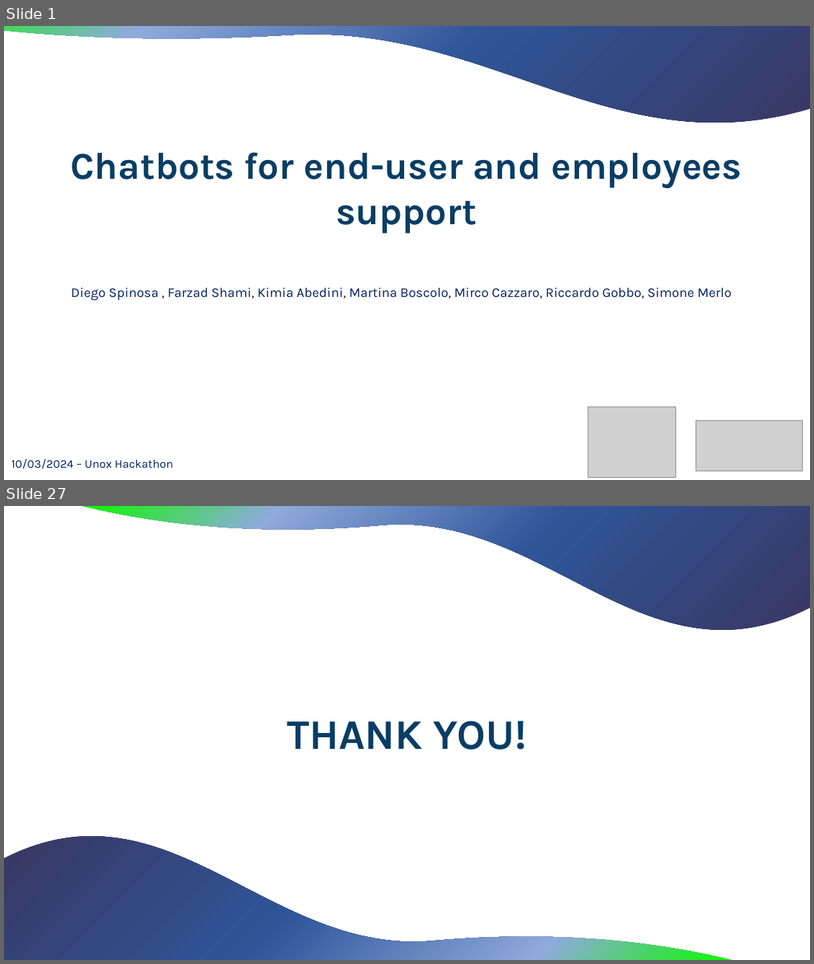
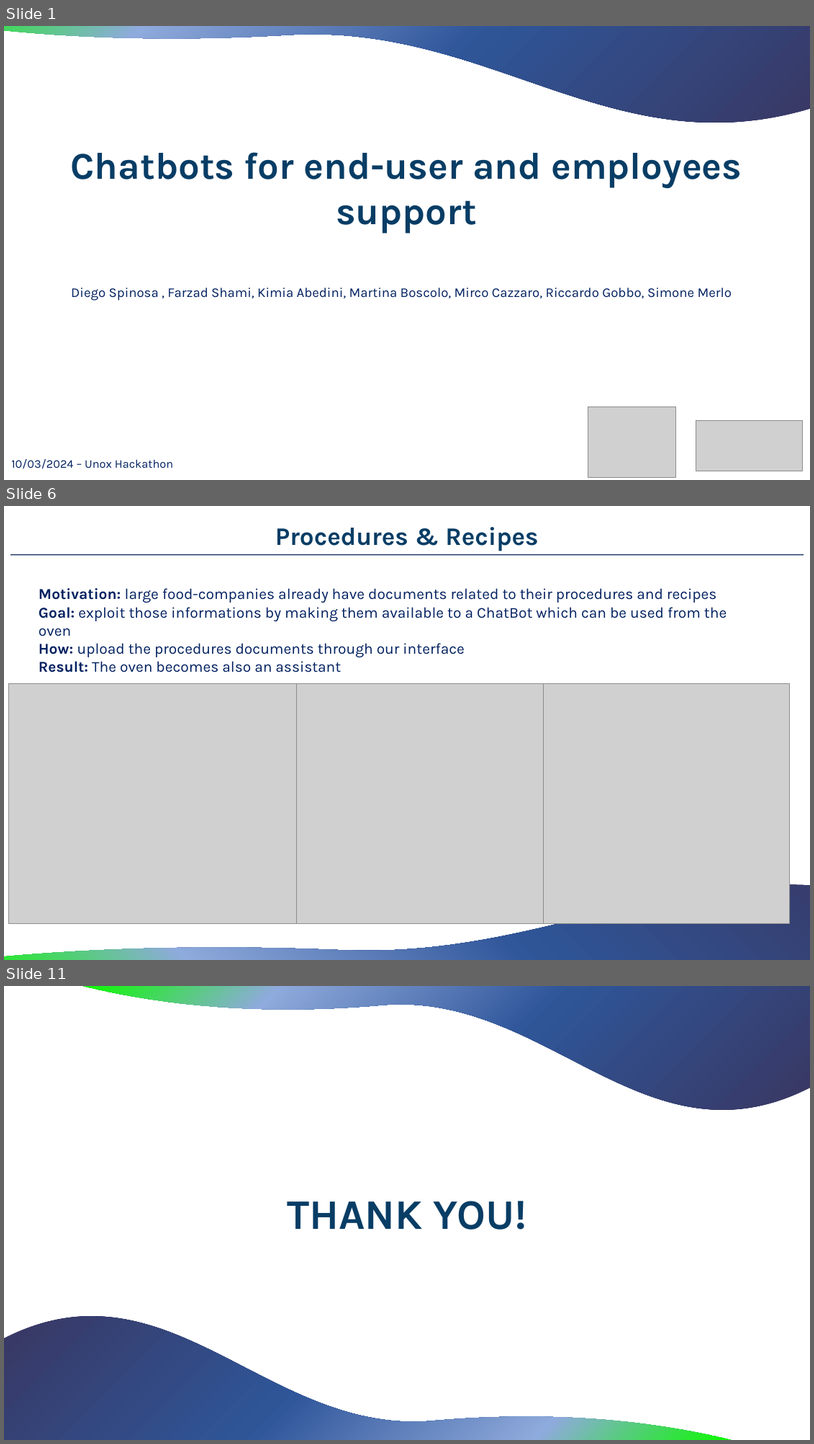
Before and after one commit to MerloSimone/HackatonUnox, a slide deck: Slides/PresentationDS.pptx. Shown one above the other, each under a label of ours: slides 1 and 27 before the commit, slides 1, 6 and 11 after it; the slides between them are not shown. The pictures are 814x964 and 814x1444 pixels, drawn with LibreOffice and Linux fonts; fonts in the diff are those of the drawing; grey boxes stand for pictures. Boxes give left, top, right and bottom in pixels: in the first picture for what was removed or moved away, otherwise in the second. Text is boxed around its words. In the diff, an @@ line names an element or a change of style, - is before the commit and + after.

```diff
--- a/Slides/PresentationDS.pptx
+++ b/Slides/PresentationDS.pptx
@@ slide 6 added at [4,506,810,960], background #FFFFFF @@
@@ text added at [275,527,538,551], 30 pt, text #083D65, bold @@
+Procedures & Recipes
@@ rectangle added at [10,554,804,556], fill #203864 @@
@@ text added at [39,588,727,672], 18 pt, text #002060 @@
+Motivation: large food-companies already have documents related to their procedures and recipes
+Goal: exploit those informations by making them available to a ChatBot which can be used from the oven
+How: upload the procedures documents through our interface
+Result: The oven becomes also an assistant
@@ picture added at [9,683,298,924] @@
@@ picture added at [297,683,543,924] @@
@@ picture added at [543,683,790,924] @@
@@ freeform shape added at [4,885,810,960], fill gradient #393762 to #2F5597 to #31579B to #8FAADC to #0CFA00 @@
@@ what was slide 27 is now slide 11 @@
```
Also in this commit, not shown: 8 other slides added, 25 slides removed.
